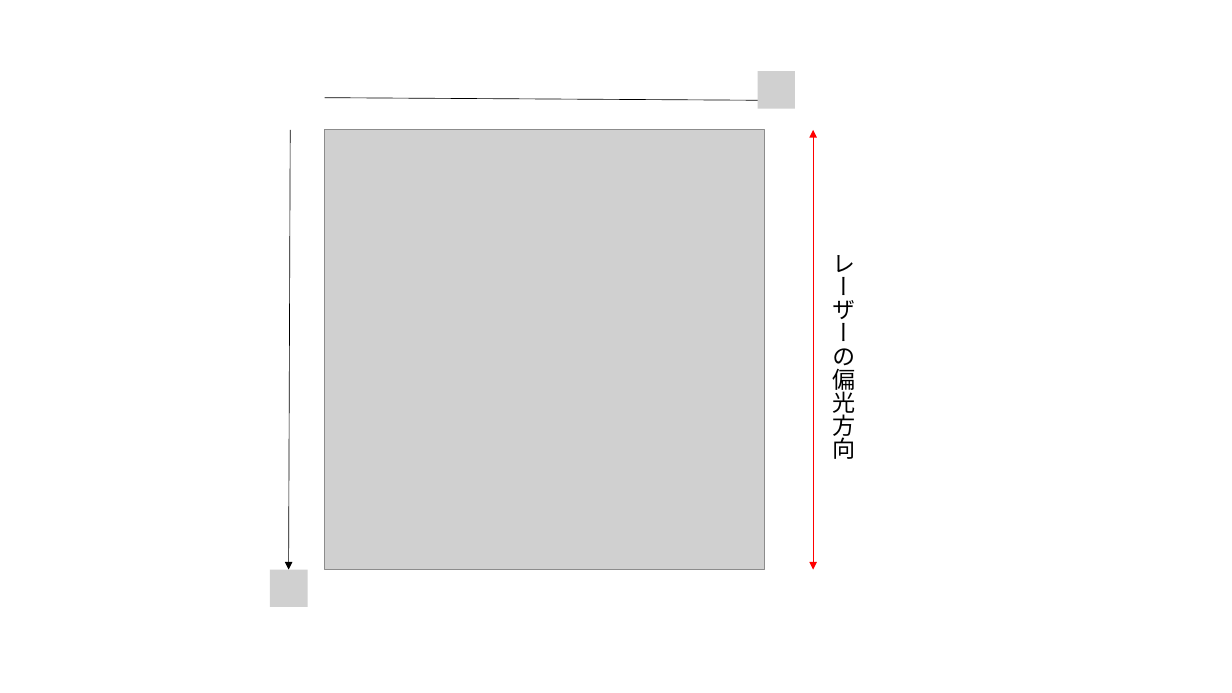
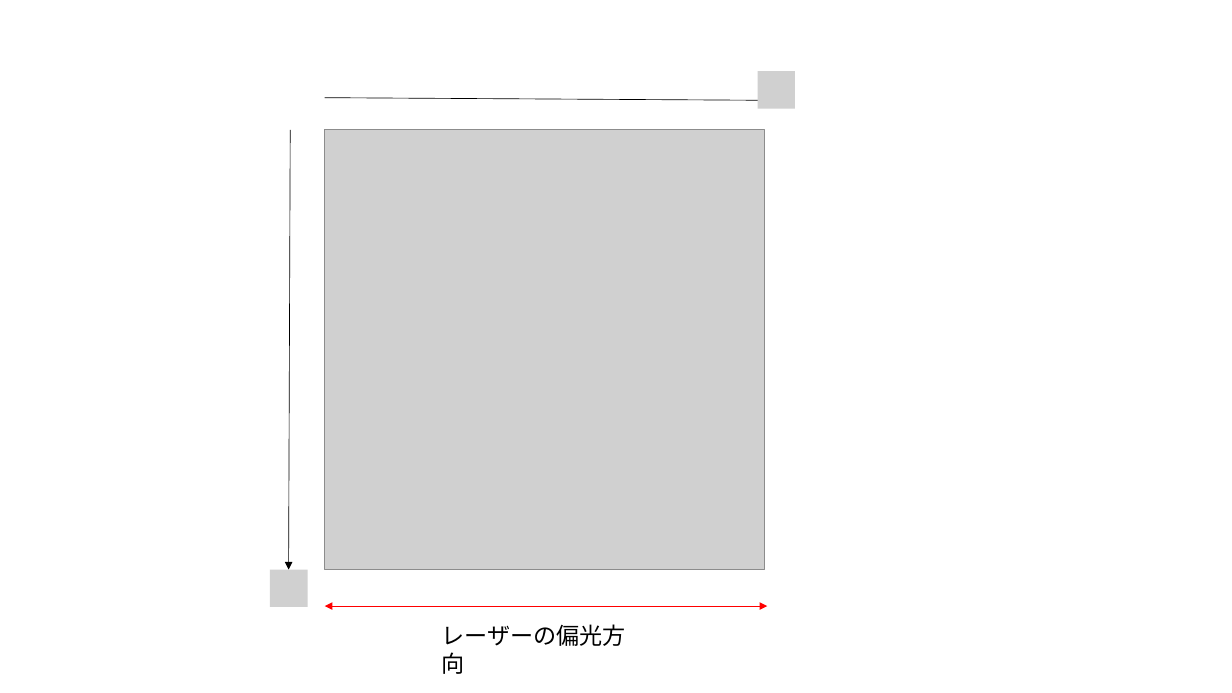
Before and after one commit to Appelingo/Data_Analyze, a slide deck: slide 5 of 図/図.pptx. Drawn at 1232x693 pixels with LibreOffice and Linux fonts; fonts in the diff are those of the drawing; grey boxes stand for pictures. Boxes give left, top, right and bottom in pixels: in the first picture for what was removed or moved away, otherwise in the second. Text is boxed around its words. In the diff, an @@ line names an element or a change of style, - is before the commit and + after.

```diff
--- a/図/図.pptx
+++ b/図/図.pptx
@@ double arrow removed from (813, 130) to (813, 569) @@
@@ double arrow added from (324, 606) to (767, 606), #FF0000 0.5 pt @@
@@ text "レーザーの偏光方向" rewrapped from (832, 255, 855, 459) to (442, 624, 626, 674) @@
```
Also in this commit, not shown: 2 other slides changed, 4 other files.
